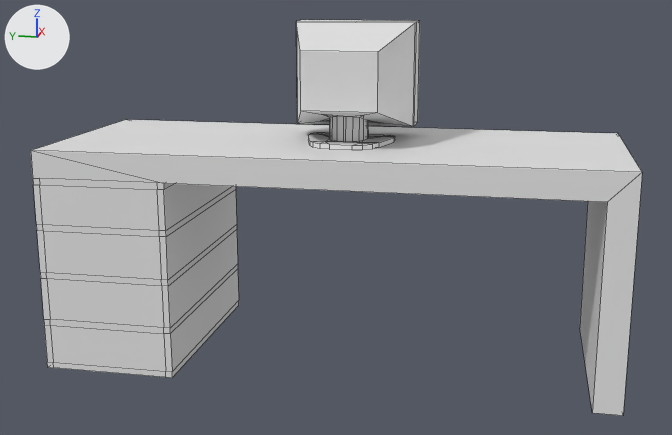
A saved change to the FBX model Unity/WatcherUnity/Assets/Blender Objects/DeskMonitor.fbx.
One viewpoint serves both versions: a 50 mm lens placed at (-4.14, -0.79, 1.68), pointed at (-0.02, 0.03, 0.65). The axes (+X, +Y, +Z) are drawn at upper left. The lights are the same throughout. Mesh edges are drawn as thin lines. Where no turn or scale is listed for an object, it has been applied to the vertices.

Names of what the first picture shows: 'Desk', 'Monitor'.
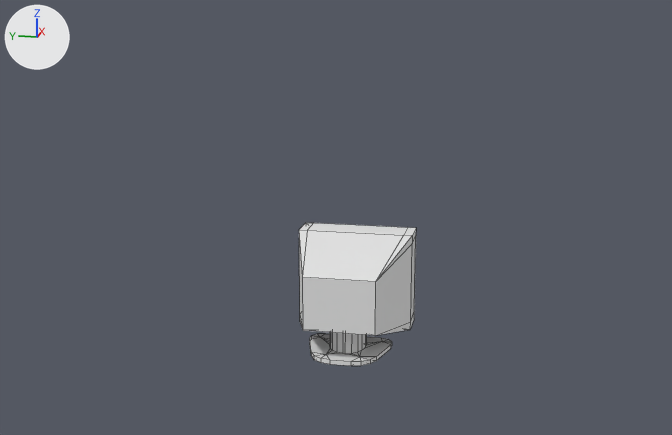
What the commit changed:
Material 'Monitor' (mat_monitor) is new.
Its base color is (0.8, 0.8, 0.8) (white #e7e7e7).
me_cube_001 is used by ob_monitor; location (0.036, -0.027, 1.292).
me_cube_001 had 116 vertices, 119 faces and spanned x -0.278..0.278, y -0.278..0.278, z -0.293..0.24.
me_cube_001 now has 118 vertices, 132 faces and spans x -0.278..0.278, y -0.279..0.279, z -0.293..0.24.
Part 1, on me_cube_001:
10 vertices are removed from x -0.18..0.278, y -0.278..0.278, z -0.271..0.24.
29 faces are deleted.
8 vertices move from x 0.098..0.278, y -0.274..0.274, z -0.236..0.236 to x 0.124..0.278, y -0.278..0.278, z -0.236..0.239.
12 vertices are added at x 0.124..0.278, y -0.279..0.279, z -0.235..0.24.
42 new faces join them.
me_cube_001 now uses material mat_monitor (white #e7e7e7).
Object 'Desk' (ob_desk) is deleted.
Object 'Monitor' (ob_monitor) moves from (0.036, -0.027, 1.292) to (0.036, -0.027, 0.292).

Pixel boxes (x1, y1, x2, y2) of what changed, in the pictures (672 x 435 px; the box of a moved part takes in the faces that stretch with it):
'Desk', deleted
    before: (31, 120, 642, 415)
'Monitor', reshaped, moved (10% taller)
    before: (296, 20, 420, 150)
    after: (299, 223, 416, 366)
part 1 of me_cube_001, moved or reshaped
    before: (296, 20, 420, 145)
    after: (299, 223, 416, 361)
